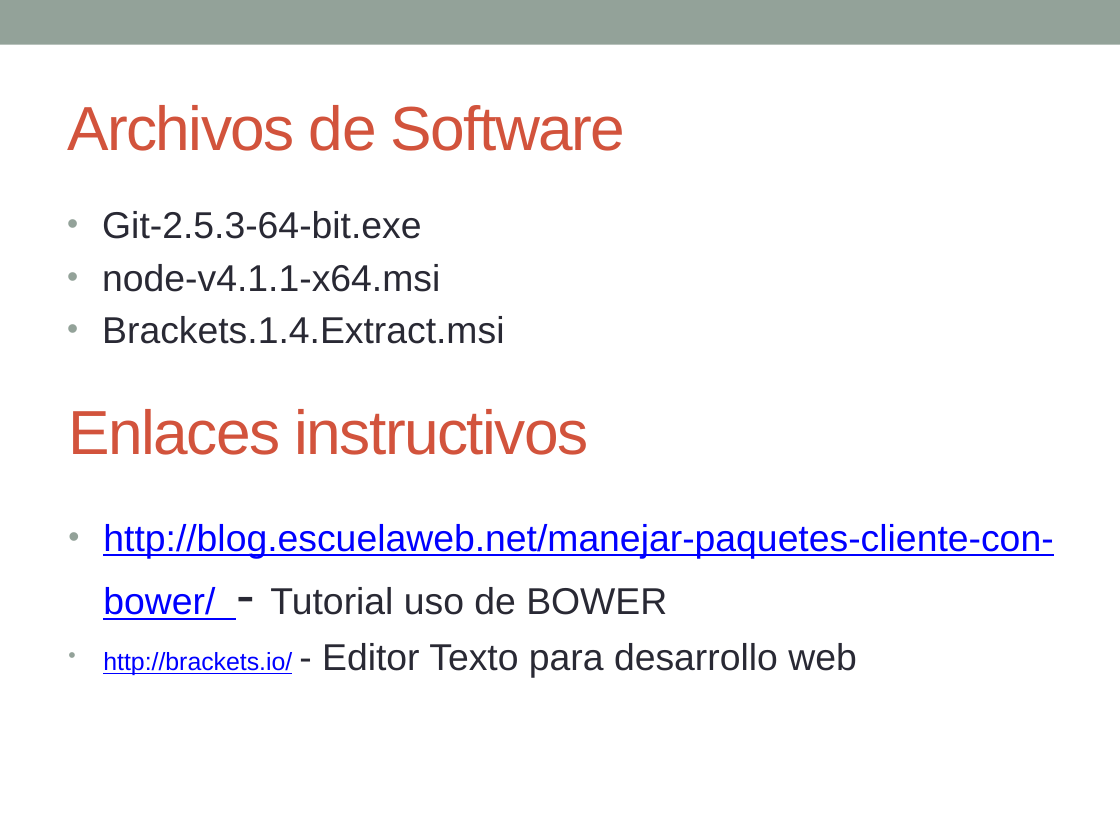
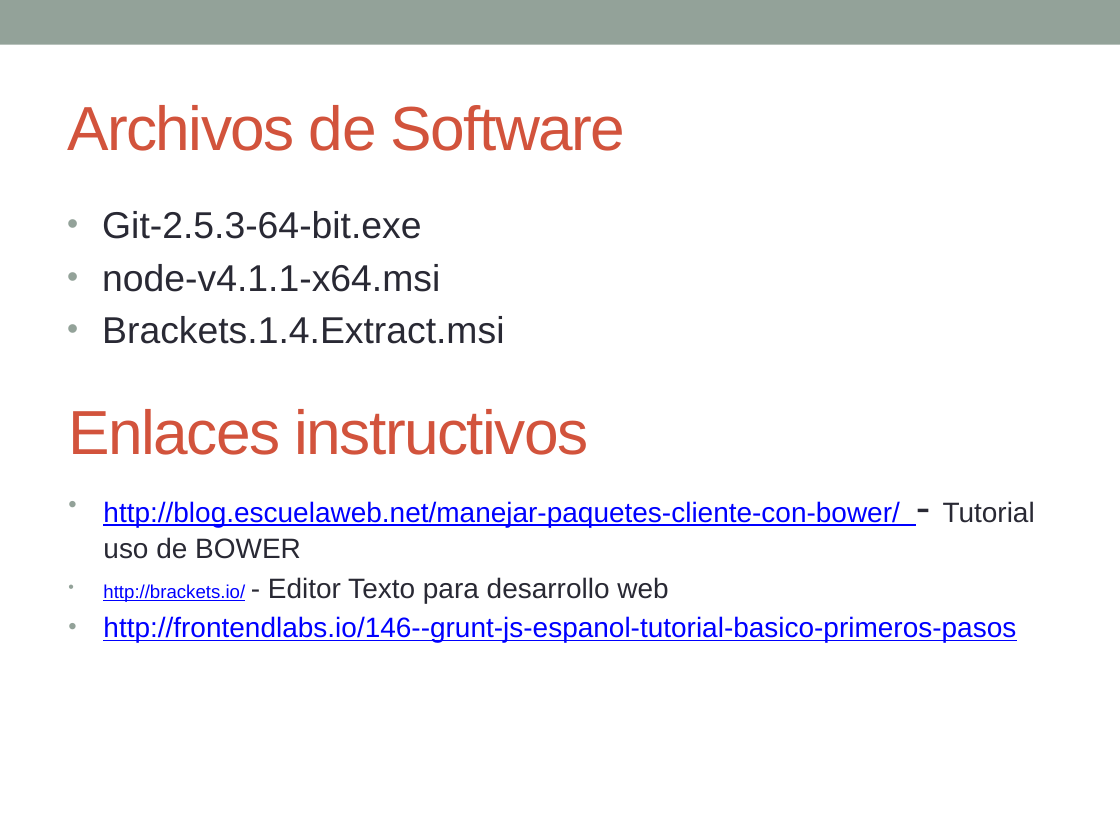
Before and after one commit to AcordeGroup/portal, a slide deck: slide 2 of bitacora_desarrollo.pptx. Drawn at 1120x840 pixels with LibreOffice and Linux fonts; fonts in the diff are those of the drawing. Boxes give left, top, right and bottom in pixels: in the first picture for what was removed or moved away, otherwise in the second. Text is boxed around its words. In the diff, an @@ line names an element or a change of style, - is before the commit and + after.

Commit message:
Se actualiza con nuevos plugins de GRUNT (Clean, COPY) Se indica la instalación de JADE para plantillas HTML Se suma una sección de configuracón rápida del ambiente

```diff
--- a/bitacora_desarrollo.pptx
+++ b/bitacora_desarrollo.pptx
@@ text "http://blog.escuelaweb.net/manejar-paquetes-cliente-con-bowe ...": place and size @@
-text "http://blog.escuelaweb.net/manejar-paquetes-cliente-con-bowe ..." at [103, 524, 1053, 678]
+text "http://blog.escuelaweb.net/manejar-paquetes-cliente-con-bowe ..." at [103, 501, 1035, 642]
@@ text at [103, 501, 1035, 603]: size 24 to 18 pt in "http://blog.escuelaweb.net/manejar-paquetes-cliente-con-bowe ...", "- Editor Texto para desarrollo web"; size 36 to 28 pt in "-"; size 16 to 12 pt in "http://brackets.io/"; less space between paragraphs @@
@@ text at [103, 616, 1016, 642]: paragraph added @@
+• http://frontendlabs.io/146--grunt-js-espanol-tutorial-basico-primeros-pasos
```
Also in this commit, not shown: 2 other slides changed, 1 slide added.
